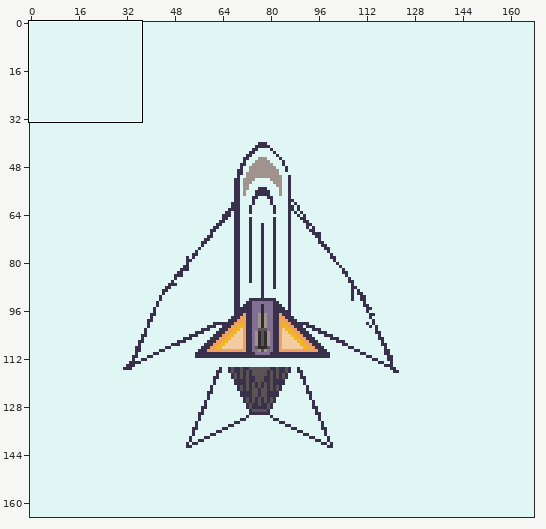
Pixel-art file -- src/Games/ArcadeShooter/assets/BeetleFighters.aseprite. Above: a wide view before the commit, with the close-up outlined.
Close-up. Before the edit:
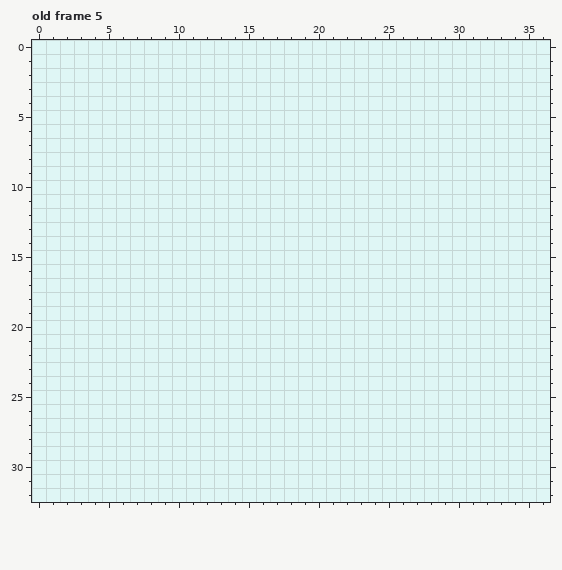
168x165 pixels, 6 frames. Colours within 5 levels of each other are drawn and written as one. Shown: old frame 5: x 0..36, y 0..32. The commit also changed other frames or places, which this record leaves out.
After the commit:
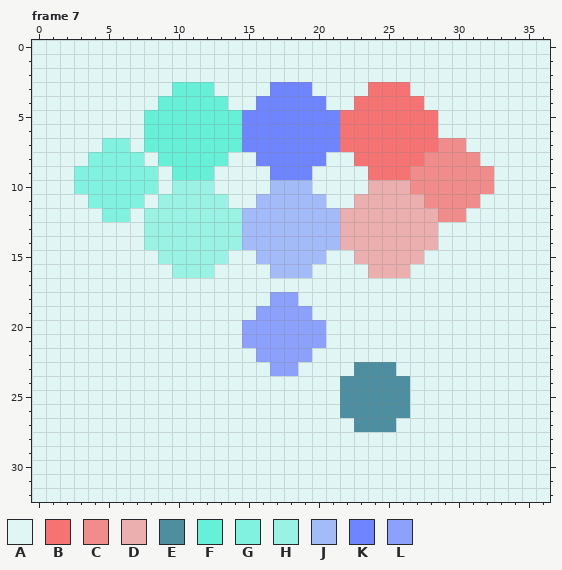
Palette (. is transparent): A #dff6f5  B #f67373  C #f08c8b  D #ebafaf  E #4d8fa1  F #66f0d8  G #80f2df  H #99f2e3  J #a4bbfa  K #6e85ff  L #8ba1fc
A new or re-ordered frame is compared with the old frame closest to it.
From the commit log: Player Fighter
What changed:
frames 6 -> 7
Changed rows in their new state; - is an unchanged pixel.
Frame 7 is new; against old frame 5, layer "PlayerShip":
first column x 3:
 3 -------FFF----KKK----BBB------
 4 ------FFFFF--KKKKK--BBBBB-----
 5 -----FFFFFFFKKKKKKKBBBBBBB----
 6 -----FFFFFFFKKKKKKKBBBBBBB----
 7 --GG-FFFFFFFKKKKKKKBBBBBBBCC--
 8 -GGGG-FFFFF--KKKKK--BBBBBCCCC-
 9 GGGGGG-FFF----KKK----BBBCCCCCC
10 GGGGGG-HHH----JJJ----DDDCCCCCC
11 -GGGG-HHHHH--JJJJJ--DDDDDCCCC-
12 --GG-HHHHHHHJJJJJJJDDDDDDDCC--
13 -----HHHHHHHJJJJJJJDDDDDDD----
14 -----HHHHHHHJJJJJJJDDDDDDD----
15 ------HHHHH--JJJJJ--DDDDD-----
16 -------HHH----JJJ----DDD------
18 --------------LL--------------
19 -------------LLLL-------------
20 ------------LLLLLL------------
21 ------------LLLLLL------------
22 -------------LLLL-------------
23 --------------LL----EEE-------
24 -------------------EEEEE------
25 -------------------EEEEE------
26 -------------------EEEEE------
27 --------------------EEE-------
